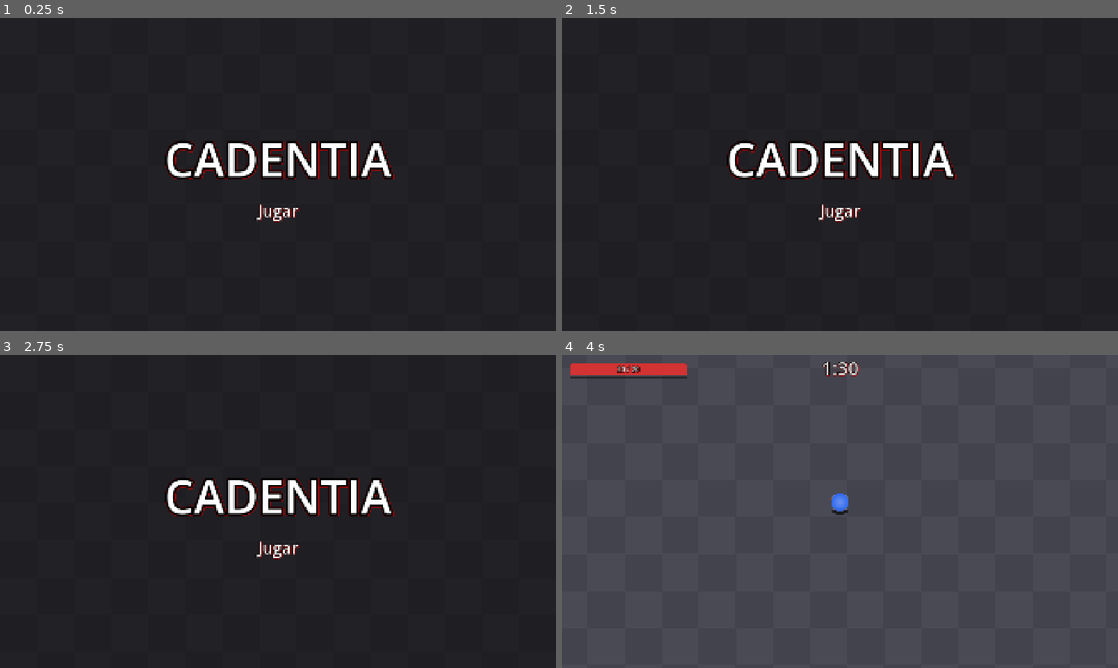
Above: before the commit, frames 1-4 (two rows, left to right).
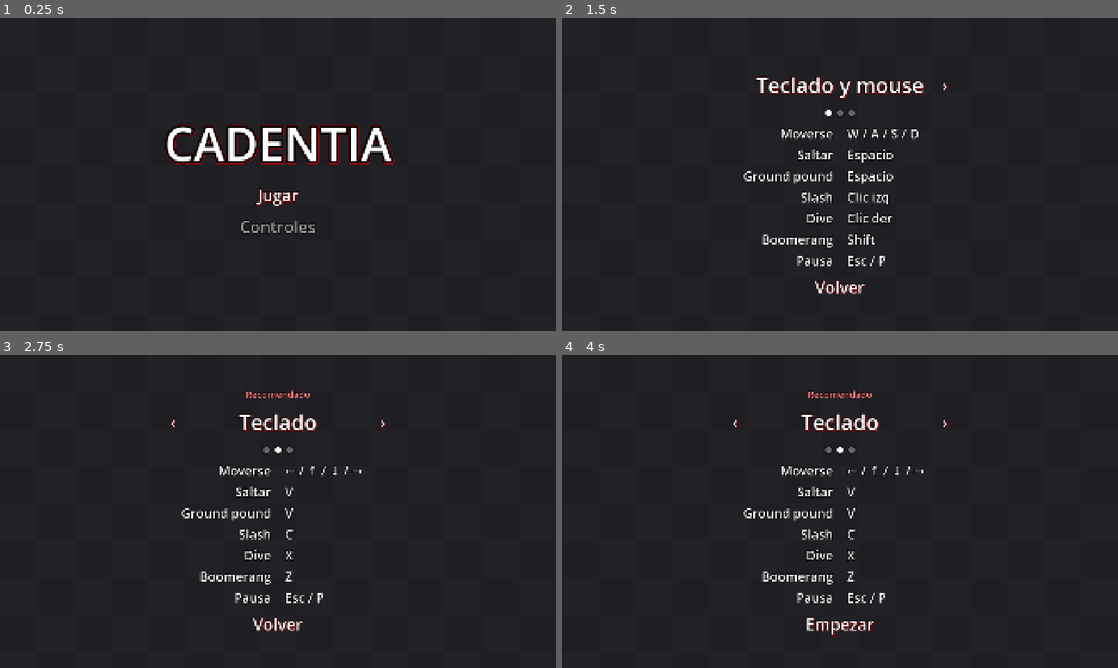
Above: after the commit, the same moments.

Repository: Lucarni-Lucas/entrega-boss-lucarni-lucas
Game: Godot game, scene res://scenes/ui/menu_principal.tscn
The game is run twice, just before and just after one commit, with the same random seed, the same clock (stepped at 60 frames per second) and the same inputs.
Inputs (mouse positions are in pixels of both pictures, inside the frame that each line leads up to):
- Up to frame 1 (0.25 s): no input
- Up to frame 2 (1.5 s): click (840, 227) at 0.5 s, where only the run after the commit has a clickable "Controles"; click (734, 83) at 1.25 s, where only the run after the commit has a clickable "‹"
- Up to frame 3 (2.75 s): click (383, 420) at 2 s, where only the run after the commit has a clickable "›"
- Up to frame 4 (4 s): click (840, 624) at 2.75 s, where only the run after the commit has a clickable "Volver"; click "Jugar" at 3.5 s

The runs differ from the first frame. In frame 1, 5.4% of the frame differs, in the area x 29-71%, y 34-70%; in frame 2, 6.4%; in frame 3, 5.6%; in frame 4, 99%, in the area x 0-100%, y 0-100%.

Commit message:
pantalla de controles implementada

Diff:
--- a/entrega-boss-lucarni-lucas/project.godot
+++ b/entrega-boss-lucarni-lucas/project.godot
@@ -36,6 +36,19 @@
 , Object(InputEventKey,"resource_local_to_scene":false,"resource_name":"","device":16,"window_id":0,"alt_pressed":false …(182 unchanged characters)…
 , Object(InputEventKey,"resource_local_to_scene":false,"resource_name":"","device":-1,"window_id":0,"alt_pressed":false …(183 unchanged characters)…
 , Object(InputEventJoypadButton,"resource_local_to_scene":false,"resource_name":"","device":-1,"button_index":0,"pressure":0.0,"pressed":true,"script":null)
+]
+}
+ui_select={
+"deadzone": 0.5,
+"events": [Object(InputEventKey,"resource_local_to_scene":false,"resource_name":"","device":16,"window_id":0,"alt_pressed":false,"shift_pressed":false,"ctrl_pressed":false,"meta_pressed":false,"pressed":false,"keycode":32,"physical_keycode":0,"key_label":0,"unicode":32,"location":0,"echo":false,"script":null)
+, Object(InputEventJoypadButton,"resource_local_to_scene":false,"resource_name":"","device":-1,"button_index":3,"pressure":0.0,"pressed":true,"script":null)
+]
+}
+ui_cancel={
+"deadzone": 0.5,
+"events": [Object(InputEventKey,"resource_local_to_scene":false,"resource_name":"","device":16,"window_id":0,"alt_pressed":false,"shift_pressed":false,"ctrl_pressed":false,"meta_pressed":false,"pressed":false,"keycode":4194305,"physical_keycode":0,"key_label":0,"unicode":0,"location":0,"echo":false,"script":null)
+, Object(InputEventJoypadButton,"resource_local_to_scene":false,"resource_name":"","device":-1,"button_index":1,"pressure":0.0,"pressed":true,"script":null)
+, Object(InputEventKey,"resource_local_to_scene":false,"resource_name":"","device":-1,"window_id":0,"alt_pressed":false,"shift_pressed":false,"ctrl_pressed":false,"meta_pressed":false,"pressed":false,"keycode":0,"physical_keycode":90,"key_label":0,"unicode":122,"location":0,"echo":false,"script":null)
 ]
 }
 mover_arriba={
@@ -91,14 +104,14 @@
 "deadzone": 0.2,
 "events": [Object(InputEventKey,"resource_local_to_scene":false,"resource_name":"","device":-1,"window_id":0,"alt_press …(192 unchanged characters)…
 , Object(InputEventMouseButton,"resource_local_to_scene":false,"resource_name":"","device":-1,"window_id":0,"alt_presse …(248 unchanged characters)…
-, Object(InputEventJoypadButton,"resource_local_to_scene":false,"resource_name":"","device":-1,"button_index":1,"pressure":0.0,"pressed":true,"script":null)
+, Object(InputEventJoypadButton,"resource_local_to_scene":false,"resource_name":"","device":-1,"button_index":3,"pressure":0.0,"pressed":true,"script":null)
 ]
 }
 boomerang={
 "deadzone": 0.2,
 "events": [Object(InputEventKey,"resource_local_to_scene":false,"resource_name":"","device":-1,"window_id":0,"alt_press …(192 unchanged characters)…
 , Object(InputEventKey,"resource_local_to_scene":false,"resource_name":"","device":-1,"window_id":0,"alt_pressed":false …(186 unchanged characters)…
-, Object(InputEventJoypadButton,"resource_local_to_scene":false,"resource_name":"","device":-1,"button_index":3,"pressure":0.0,"pressed":true,"script":null)
+, Object(InputEventJoypadButton,"resource_local_to_scene":false,"resource_name":"","device":-1,"button_index":1,"pressure":0.0,"pressed":true,"script":null)
 ]
 }
 reiniciar={
--- a/entrega-boss-lucarni-lucas/resources/tema_ui.tres
+++ b/entrega-boss-lucarni-lucas/resources/tema_ui.tres
@@ -1,4 +1,6 @@
 [gd_resource type="Theme" format=3 uid="uid://bj1y4xiluh7pr"]
+
+[ext_resource type="FontFile" uid="uid://1nxnisckfsvi" path="res://assets/fonts/OpenSans-SemiBold.ttf" id="1_724pn"]
 
 [sub_resource type="StyleBoxEmpty" id="StyleBoxEmpty_nymci"]
 
@@ -13,6 +15,7 @@
 [sub_resource type="StyleBoxEmpty" id="StyleBoxEmpty_bvudg"]
 
 [resource]
+default_font = ExtResource("1_724pn")
 Button/styles/disabled = SubResource("StyleBoxEmpty_nymci")
 Button/styles/focus = SubResource("StyleBoxEmpty_1o7oj")
 Button/styles/hover = SubResource("StyleBoxEmpty_ov1kc")
--- a/entrega-boss-lucarni-lucas/scenes/ui/boton_texto.gd
+++ b/entrega-boss-lucarni-lucas/scenes/ui/boton_texto.gd
@@ -6,17 +6,22 @@
 
 
 func _ready() -> void:
-	_etiqueta.text = text
+	poner_texto(text)
 	text = ""
-	custom_minimum_size = _etiqueta.get_minimum_size()
 	focus_entered.connect(_actualizar_estilo)
 	focus_exited.connect(_actualizar_estilo)
-	mouse_entered.connect(grab_focus)
+	if focus_mode != FOCUS_NONE:
+		mouse_entered.connect(grab_focus)
 	_actualizar_estilo()
 
 
+func poner_texto(nuevo: String) -> void:
+	_etiqueta.text = nuevo
+	custom_minimum_size = _etiqueta.get_minimum_size()
+
+
 func _actualizar_estilo() -> void:
-	if has_focus():
+	if has_focus() or focus_mode == FOCUS_NONE:
 		_etiqueta.remove_theme_color_override("font_color")
 		_etiqueta.remove_theme_color_override("font_shadow_color")
 	else:
--- /dev/null
+++ b/entrega-boss-lucarni-lucas/scenes/ui/controles.gd
@@ -0,0 +1,81 @@
+extends Control
+
+signal empezar
+signal cerrado
+
+const _NOMBRES := ["Teclado y mouse", "Teclado", "Joystick"]
+const _TECLADO := 1
+
+@export var color_punto_inactivo := Color(0.4, 0.4, 0.4)
+
+var _pagina := _TECLADO
+var _antes_de_jugar := false
+
+@onready var _recomendado: Label = $Contenido/Recomendado
+@onready var _nombre: Label = $Contenido/Selector/Nombre
+@onready var _izquierda: Button = $Contenido/Selector/Izquierda
+@onready var _derecha: Button = $Contenido/Selector/Derecha
+@onready var _puntos := $Contenido/Puntos.get_children()
+@onready var _paginas := $Contenido/Paginas.get_children()
+@onready var _boton: Button = $Contenido/Boton
+
+
+func _ready() -> void:
+	_izquierda.pressed.connect(_cambiar_pagina.bind(-1))
+	_derecha.pressed.connect(_cambiar_pagina.bind(1))
+	_boton.pressed.connect(_on_boton_pressed)
+
+
+func abrir(antes_de_jugar: bool) -> void:
+	_antes_de_jugar = antes_de_jugar
+	_boton.poner_texto("Empezar" if antes_de_jugar else "Volver")
+	_pagina = _TECLADO
+	_mostrar_pagina()
+	visible = true
+	_boton.grab_focus()
+
+
+func _unhandled_input(event: InputEvent) -> void:
+	if not visible:
+		return
+	if event.is_action_pressed("ui_left"):
+		_cambiar_pagina(-1)
+	elif event.is_action_pressed("ui_right"):
+		_cambiar_pagina(1)
+	elif event.is_action_pressed("ui_cancel"):
+		_cerrar()
+	else:
+		return
+	get_viewport().set_input_as_handled()
+
+
+func _cambiar_pagina(direccion: int) -> void:
+	_pagina = clampi(_pagina + direccion, 0, _paginas.size() - 1)
+	_mostrar_pagina()
+
+
+func _mostrar_pagina() -> void:
+	_nombre.text = _NOMBRES[_pagina]
+	_recomendado.modulate.a = 1.0 if _pagina == _TECLADO else 0.0
+	_mostrar_flecha(_izquierda, _pagina > 0)
+	_mostrar_flecha(_derecha, _pagina < _paginas.size() - 1)
+	for i in _paginas.size():
+		_paginas[i].visible = i == _pagina
+		_puntos[i].modulate = Color.WHITE if i == _pagina else color_punto_inactivo
+
+
+func _mostrar_flecha(flecha: Button, disponible: bool) -> void:
+	flecha.disabled = not disponible
+	flecha.modulate.a = 1.0 if disponible else 0.0
+
+
+func _on_boton_pressed() -> void:
+	if _antes_de_jugar:
+		empezar.emit()
+	else:
+		_cerrar()
+
+
+func _cerrar() -> void:
+	visible = false
+	cerrado.emit()
--- /dev/null
+++ b/entrega-boss-lucarni-lucas/scenes/ui/controles.tscn
@@ -0,0 +1,432 @@
+[gd_scene format=3 uid="uid://cqmaiveha1uwg"]
+
+[ext_resource type="PackedScene" uid="uid://dmm0bnb0mc5sc" path="res://scenes/ui/boton_texto.tscn" id="1_0lq82"]
+[ext_resource type="Script" uid="uid://c1001wymf14ax" path="res://scenes/ui/controles.gd" id="1_poiqi"]
+
+[node name="Controles" type="Control" unique_id=700216410]
+visible = false
+layout_mode = 3
+anchors_preset = 15
+anchor_right = 1.0
+anchor_bottom = 1.0
+grow_horizontal = 2
+grow_vertical = 2
+script = ExtResource("1_poiqi")
+
+[node name="Contenido" type="VBoxContainer" parent="." unique_id=795487869]
+layout_mode = 1
+anchors_preset = 8
+anchor_left = 0.5
+anchor_top = 0.5
+anchor_right = 0.5
+anchor_bottom = 0.5
+offset_left = -111.0
+offset_top = -36.0
+offset_right = 111.0
+offset_bottom = 36.0
+grow_horizontal = 2
+grow_vertical = 2
+theme_override_constants/separation = 24
+alignment = 1
+
+[node name="Recomendado" type="Label" parent="Contenido" unique_id=2015932078]
+layout_mode = 2
+theme_override_colors/font_color = Color(1, 0.5168811, 0.5168811, 1)
+theme_override_colors/font_shadow_color = Color(1, 0, 0, 0)
+theme_override_constants/outline_size = 8
+theme_override_font_sizes/font_size = 32
+text = "Recomendado"
+horizontal_alignment = 1
+
+[node name="Selector" type="HBoxContainer" parent="Contenido" unique_id=1028265477]
+layout_mode = 2
+theme_override_constants/separation = 32
+alignment = 1
+
+[node name="Izquierda" parent="Contenido/Selector" unique_id=2028608480 instance=ExtResource("1_0lq82")]
+layout_mode = 2
+focus_mode = 0
+text = "‹"
+
+[node name="Nombre" type="Label" parent="Contenido/Selector" unique_id=1052599733]
+custom_minimum_size = Vector2(640, 0)
+layout_mode = 2
+theme_override_constants/outline_size = 16
+theme_override_constants/shadow_outline_size = 16
+theme_override_font_sizes/font_size = 72
+horizontal_alignment = 1
+vertical_alignment = 1
+
+[node name="Derecha" parent="Contenido/Selector" unique_id=590805077 instance=ExtResource("1_0lq82")]
+layout_mode = 2
+focus_mode = 0
+text = "›"
+
+[node name="Puntos" type="HBoxContainer" parent="Contenido" unique_id=852958361]
+layout_mode = 2
+theme_override_constants/separation = 16
+alignment = 1
+
+[node name="Label" type="Label" parent="Contenido/Puntos" unique_id=1909791245]
+layout_mode = 2
+theme_override_colors/font_shadow_color = Color(1, 1, 1, 0)
+theme_override_font_sizes/font_size = 28
+text = "●"
+
+[node name="Label2" type="Label" parent="Contenido/Puntos" unique_id=875515883]
+layout_mode = 2
+theme_override_colors/font_shadow_color = Color(1, 1, 1, 0)
+theme_override_font_sizes/font_size = 28
+text = "●"
+
+[node name="Label3" type="Label" parent="Contenido/Puntos" unique_id=6893798]
+layout_mode = 2
+theme_override_colors/font_shadow_color = Color(1, 1, 1, 0)
+theme_override_font_sizes/font_size = 28
+text = "●"
+
+[node name="Paginas" type="VBoxContainer" parent="Contenido" unique_id=1055100676]
+layout_mode = 2
+
+[node name="TecladoMouse" type="GridContainer" parent="Contenido/Paginas" unique_id=1653584758]
+layout_mode = 2
+theme_override_constants/h_separation = 48
+theme_override_constants/v_separation = 12
+columns = 2
+
+[node name="Moverse" type="Label" parent="Contenido/Paginas/TecladoMouse" unique_id=926660551]
+custom_minimum_size = Vector2(360, 0)
+layout_mode = 2
+theme_override_colors/font_shadow_color = Color(1, 1, 1, 0)
+theme_override_constants/outline_size = 10
+theme_override_font_sizes/font_size = 44
+text = "Moverse"
+horizontal_alignment = 2
+
+[node name="W _ A _ S _ D" type="Label" parent="Contenido/Paginas/TecladoMouse" unique_id=1371783055]
+custom_minimum_size = Vector2(360, 0)
+layout_mode = 2
+theme_override_colors/font_shadow_color = Color(1, 1, 1, 0)
+theme_override_constants/outline_size = 10
+theme_override_font_sizes/font_size = 44
+text = "W / A / S / D"
+
+[node name="Saltar" type="Label" parent="Contenido/Paginas/TecladoMouse" unique_id=1186295912]
+layout_mode = 2
+theme_override_colors/font_shadow_color = Color(1, 1, 1, 0)
+theme_override_constants/outline_size = 10
+theme_override_font_sizes/font_size = 44
+text = "Saltar"
+horizontal_alignment = 2
+
+[node name="Espacio" type="Label" parent="Contenido/Paginas/TecladoMouse" unique_id=466858196]
+layout_mode = 2
+theme_override_colors/font_shadow_color = Color(1, 1, 1, 0)
+theme_override_constants/outline_size = 10
+theme_override_font_sizes/font_size = 44
+text = "Espacio"
+
+[node name="Ground pound" type="Label" parent="Contenido/Paginas/TecladoMouse" unique_id=1880989805]
+layout_mode = 2
+theme_override_colors/font_shadow_color = Color(1, 1, 1, 0)
+theme_override_constants/outline_size = 10
+theme_override_font_sizes/font_size = 44
+text = "Ground pound"
+horizontal_alignment = 2
+
+[node name="Espacio2" type="Label" parent="Contenido/Paginas/TecladoMouse" unique_id=326214710]
+layout_mode = 2
+theme_override_colors/font_shadow_color = Color(1, 1, 1, 0)
+theme_override_constants/outline_size = 10
+theme_override_font_sizes/font_size = 44
+text = "Espacio"
+
+[node name="Slash" type="Label" parent="Contenido/Paginas/TecladoMouse" unique_id=420302398]
+layout_mode = 2
+theme_override_colors/font_shadow_color = Color(1, 1, 1, 0)
+theme_override_constants/outline_size = 10
+theme_override_font_sizes/font_size = 44
+text = "Slash"
+horizontal_alignment = 2
+
+[node name="Clic izq" type="Label" parent="Contenido/Paginas/TecladoMouse" unique_id=984790880]
+layout_mode = 2
+theme_override_colors/font_shadow_color = Color(1, 1, 1, 0)
+theme_override_constants/outline_size = 10
+theme_override_font_sizes/font_size = 44
+text = "Clic izq"
+
+[node name="Dive" type="Label" parent="Contenido/Paginas/TecladoMouse" unique_id=212840318]
+layout_mode = 2
+theme_override_colors/font_shadow_color = Color(1, 1, 1, 0)
+theme_override_constants/outline_size = 10
+theme_override_font_sizes/font_size = 44
+text = "Dive"
+horizontal_alignment = 2
+
+[node name="Clic der" type="Label" parent="Contenido/Paginas/TecladoMouse" unique_id=757115962]
+layout_mode = 2
+theme_override_colors/font_shadow_color = Color(1, 1, 1, 0)
+theme_override_constants/outline_size = 10
+theme_override_font_sizes/font_size = 44
+text = "Clic der"
+
+[node name="Boomerang" type="Label" parent="Contenido/Paginas/TecladoMouse" unique_id=1286732431]
+layout_mode = 2
+theme_override_colors/font_shadow_color = Color(1, 1, 1, 0)
+theme_override_constants/outline_size = 10
+theme_override_font_sizes/font_size = 44
+text = "Boomerang"
+horizontal_alignment = 2
+
+[node name="Shift" type="Label" parent="Contenido/Paginas/TecladoMouse" unique_id=1730375525]
+layout_mode = 2
+theme_override_colors/font_shadow_color = Color(1, 1, 1, 0)
+theme_override_constants/outline_size = 10
+theme_override_font_sizes/font_size = 44
+text = "Shift"
+
+[node name="Pausa" type="Label" parent="Contenido/Paginas/TecladoMouse" unique_id=1414334846]
+layout_mode = 2
+theme_override_colors/font_shadow_color = Color(1, 1, 1, 0)
+theme_override_constants/outline_size = 10
+theme_override_font_sizes/font_size = 44
+text = "Pausa"
+horizontal_alignment = 2
+
+[node name="Esc _ P" type="Label" parent="Contenido/Paginas/TecladoMouse" unique_id=65557908]
+layout_mode = 2
+theme_override_colors/font_shadow_color = Color(1, 1, 1, 0)
+theme_override_constants/outline_size = 10
+theme_override_font_sizes/font_size = 44
+text = "Esc / P"
+
+[node name="Teclado" type="GridContainer" parent="Contenido/Paginas" unique_id=946930253]
+layout_mode = 2
+theme_override_constants/h_separation = 48
+theme_override_constants/v_separation = 12
+columns = 2
+
+[node name="Moverse" type="Label" parent="Contenido/Paginas/Teclado" unique_id=1797875150]
+custom_minimum_size = Vector2(360, 0)
+layout_mode = 2
+theme_override_colors/font_shadow_color = Color(1, 1, 1, 0)
+theme_override_constants/outline_size = 10
+theme_override_font_sizes/font_size = 44
+text = "Moverse"
+horizontal_alignment = 2
+
+[node name="← _ ↑ _ ↓ _ →" type="Label" parent="Contenido/Paginas/Teclado" unique_id=1512285734]
+custom_minimum_size = Vector2(360, 0)
+layout_mode = 2
+theme_override_colors/font_shadow_color = Color(1, 1, 1, 0)
+theme_override_constants/outline_size = 10
+theme_override_font_sizes/font_size = 44
+text = "← / ↑ / ↓ / →"
+
+[node name="Saltar" type="Label" parent="Contenido/Paginas/Teclado" unique_id=1601430688]
+layout_mode = 2
+theme_override_colors/font_shadow_color = Color(1, 1, 1, 0)
+theme_override_constants/outline_size = 10
+theme_override_font_sizes/font_size = 44
+text = "Saltar"
+horizontal_alignment = 2
+
+[node name="V" type="Label" parent="Contenido/Paginas/Teclado" unique_id=406434406]
+layout_mode = 2
+theme_override_colors/font_shadow_color = Color(1, 1, 1, 0)
+theme_override_constants/outline_size = 10
+theme_override_font_sizes/font_size = 44
+text = "V"
+
+[node name="Ground pound" type="Label" parent="Contenido/Paginas/Teclado" unique_id=1940570982]
+layout_mode = 2
+theme_override_colors/font_shadow_color = Color(1, 1, 1, 0)
+theme_override_constants/outline_size = 10
+theme_override_font_sizes/font_size = 44
+text = "Ground pound"
+horizontal_alignment = 2
+
+[node name="V2" type="Label" parent="Contenido/Paginas/Teclado" unique_id=2137658505]
+layout_mode = 2
+theme_override_colors/font_shadow_color = Color(1, 1, 1, 0)
+theme_override_constants/outline_size = 10
+theme_override_font_sizes/font_size = 44
+text = "V"
+
+[node name="Slash" type="Label" parent="Contenido/Paginas/Teclado" unique_id=147411451]
+layout_mode = 2
+theme_override_colors/font_shadow_color = Color(1, 1, 1, 0)
+theme_override_constants/outline_size = 10
+theme_override_font_sizes/font_size = 44
+text = "Slash"
+horizontal_alignment = 2
+
+[node name="C" type="Label" parent="Contenido/Paginas/Teclado" unique_id=1880186068]
+layout_mode = 2
+theme_override_colors/font_shadow_color = Color(1, 1, 1, 0)
+theme_override_constants/outline_size = 10
+theme_override_font_sizes/font_size = 44
+text = "C"
+
+[node name="Dive" type="Label" parent="Contenido/Paginas/Teclado" unique_id=113203580]
+layout_mode = 2
+theme_override_colors/font_shadow_color = Color(1, 1, 1, 0)
+theme_override_constants/outline_size = 10
+theme_override_font_sizes/font_size = 44
+text = "Dive"
+horizontal_alignment = 2
+
+[node name="X" type="Label" parent="Contenido/Paginas/Teclado" unique_id=1807893890]
+layout_mode = 2
+theme_override_colors/font_shadow_color = Color(1, 1, 1, 0)
+theme_override_constants/outline_size = 10
+theme_override_font_sizes/font_size = 44
+text = "X"
+
+[node name="Boomerang" type="Label" parent="Contenido/Paginas/Teclado" unique_id=825298079]
+layout_mode = 2
+theme_override_colors/font_shadow_color = Color(1, 1, 1, 0)
+theme_override_constants/outline_size = 10
+theme_override_font_sizes/font_size = 44
+text = "Boomerang"
+horizontal_alignment = 2
+
+[node name="Z" type="Label" parent="Contenido/Paginas/Teclado" unique_id=937875488]
+layout_mode = 2
+theme_override_colors/font_shadow_color = Color(1, 1, 1, 0)
+theme_override_constants/outline_size = 10
+theme_override_font_sizes/font_size = 44
+text = "Z"
+
+[node name="Pausa" type="Label" parent="Contenido/Paginas/Teclado" unique_id=1092323056]
+layout_mode = 2
+theme_override_colors/font_shadow_color = Color(1, 1, 1, 0)
+theme_override_constants/outline_size = 10
+theme_override_font_sizes/font_size = 44
+text = "Pausa"
+horizontal_alignment = 2
+
+[node name="Esc _ P" type="Label" parent="Contenido/Paginas/Teclado" unique_id=1933017508]
+layout_mode = 2
+theme_override_colors/font_shadow_color = Color(1, 1, 1, 0)
+theme_override_constants/outline_size = 10
+theme_override_font_sizes/font_size = 44
+text = "Esc / P"
+
+[node name="Joystick" type="GridContainer" parent="Contenido/Paginas" unique_id=397376116]
+layout_mode = 2
+theme_override_constants/h_separation = 48
+theme_override_constants/v_separation = 12
+columns = 2
+
+[node name="Moverse" type="Label" parent="Contenido/Paginas/Joystick" unique_id=1039477230]
+custom_minimum_size = Vector2(360, 0)
+layout_mode = 2
+theme_override_colors/font_shadow_color = Color(1, 1, 1, 0)
+theme_override_constants/outline_size = 10
+theme_override_font_sizes/font_size = 44
+text = "Moverse"
+horizontal_alignment = 2
+
+[node name="Stick izq" type="Label" parent="Contenido/Paginas/Joystick" unique_id=1979801219]
+custom_minimum_size = Vector2(360, 0)
+layout_mode = 2
+theme_override_colors/font_shadow_color = Color(1, 1, 1, 0)
+theme_override_constants/outline_size = 10
+theme_override_font_sizes/font_size = 44
+text = "Stick izq"
+
+[node name="Saltar" type="Label" parent="Contenido/Paginas/Joystick" unique_id=1643468612]
+layout_mode = 2
+theme_override_colors/font_shadow_color = Color(1, 1, 1, 0)
+theme_override_constants/outline_size = 10
+theme_override_font_sizes/font_size = 44
+text = "Saltar"
+horizontal_alignment = 2
+
+[node name="✕" type="Label" parent="Contenido/Paginas/Joystick" unique_id=202110117]
+layout_mode = 2
+theme_override_colors/font_shadow_color = Color(1, 1, 1, 0)
+theme_override_constants/outline_size = 10
+theme_override_font_sizes/font_size = 44
+text = "✕"
+
+[node name="Ground pound" type="Label" parent="Contenido/Paginas/Joystick" unique_id=1602717322]
+layout_mode = 2
+theme_override_colors/font_shadow_color = Color(1, 1, 1, 0)
+theme_override_constants/outline_size = 10
+theme_override_font_sizes/font_size = 44
+text = "Ground pound"
+horizontal_alignment = 2
+
+[node name="✕2" type="Label" parent="Contenido/Paginas/Joystick" unique_id=503738987]
+layout_mode = 2
+theme_override_colors/font_shadow_color = Color(1, 1, 1, 0)
+theme_override_constants/outline_size = 10
+theme_override_font_sizes/font_size = 44
+text = "✕"
+
+[node name="Slash" type="Label" parent="Contenido/Paginas/Joystick" unique_id=871583125]
+layout_mode = 2
+theme_override_colors/font_shadow_color = Color(1, 1, 1, 0)
+theme_override_constants/outline_size = 10
+theme_override_font_sizes/font_size = 44
+text = "Slash"
+horizontal_alignment = 2
+
+[node name="□" type="Label" parent="Contenido/Paginas/Joystick" unique_id=1978702908]
+layout_mode = 2
+theme_override_colors/font_shadow_color = Color(1, 1, 1, 0)
+theme_override_constants/outline_size = 10
+theme_override_font_sizes/font_size = 44
+text = "□"
+
+[node name="Dive" type="Label" parent="Contenido/Paginas/Joystick" unique_id=857808885]
+layout_mode = 2
+theme_override_colors/font_shadow_color = Color(1, 1, 1, 0)
+theme_override_constants/outline_size = 10
+theme_override_font_sizes/font_size = 44
+text = "Dive"
+horizontal_alignment = 2
+
+[node name="△" type="Label" parent="Contenido/Paginas/Joystick" unique_id=1320879958]
+layout_mode = 2
+theme_override_colors/font_shadow_color = Color(1, 1, 1, 0)
+theme_override_constants/outline_size = 10
+theme_override_font_sizes/font_size = 44
+text = "△"
+
+[node name="Boomerang" type="Label" parent="Contenido/Paginas/Joystick" unique_id=457124114]
+layout_mode = 2
+theme_override_colors/font_shadow_color = Color(1, 1, 1, 0)
+theme_override_constants/outline_size = 10
+theme_override_font_sizes/font_size = 44
+text = "Boomerang"
+horizontal_alignment = 2
+
+[node name="○" type="Label" parent="Contenido/Paginas/Joystick" unique_id=845454608]
+layout_mode = 2
+theme_override_colors/font_shadow_color = Color(1, 1, 1, 0)
+theme_override_constants/outline_size = 10
+theme_override_font_sizes/font_size = 44
+text = "○"
+
+[node name="Pausa" type="Label" parent="Contenido/Paginas/Joystick" unique_id=1468033715]
+layout_mode = 2
+theme_override_colors/font_shadow_color = Color(1, 1, 1, 0)
+theme_override_constants/outline_size = 10
+theme_override_font_sizes/font_size = 44
+text = "Pausa"
+horizontal_alignment = 2
+
+[node name="Start" type="Label" parent="Contenido/Paginas/Joystick" unique_id=1586834875]
+layout_mode = 2
+theme_override_colors/font_shadow_color = Color(1, 1, 1, 0)
+theme_override_constants/outline_size = 10
+theme_override_font_sizes/font_size = 44
+text = "Start"
+
+[node name="Boton" parent="Contenido" unique_id=2077913631 instance=ExtResource("1_0lq82")]
+layout_mode = 2
+text = "Empezar"
--- a/entrega-boss-lucarni-lucas/scenes/ui/menu_principal.gd
+++ b/entrega-boss-lucarni-lucas/scenes/ui/menu_principal.gd
@@ -2,13 +2,32 @@
 
 @export_file("*.tscn") var escena_partida: String
 
+var _boton_que_abrio: Button
+
+@onready var _opciones: VBoxContainer = $Opciones
 @onready var _jugar: Button = $Opciones/Jugar
+@onready var _boton_controles: Button = $Opciones/Controles
+@onready var _controles := $Controles
 
 
 func _ready() -> void:
-	_jugar.pressed.connect(_on_jugar_pressed)
+	_jugar.pressed.connect(_abrir_controles.bind(_jugar))
+	_boton_controles.pressed.connect(_abrir_controles.bind(_boton_controles))
+	_controles.empezar.connect(_on_controles_empezar)
+	_controles.cerrado.connect(_on_controles_cerrado)
 	_jugar.grab_focus()
 
 
-func _on_jugar_pressed() -> void:
+func _abrir_controles(boton: Button) -> void:
+	_boton_que_abrio = boton
+	_opciones.visible = false
+	_controles.abrir(boton == _jugar)
+
+
+func _on_controles_empezar() -> void:
 	get_tree().change_scene_to_file(escena_partida)
+
+
+func _on_controles_cerrado() -> void:
+	_opciones.visible = true
+	_boton_que_abrio.grab_focus()
--- a/entrega-boss-lucarni-lucas/scenes/ui/menu_principal.tscn
+++ b/entrega-boss-lucarni-lucas/scenes/ui/menu_principal.tscn
@@ -3,6 +3,7 @@
 [ext_resource type="Script" uid="uid://cmnvistqvmth6" path="res://scenes/ui/menu_principal.gd" id="1_guvrm"]
 [ext_resource type="PackedScene" uid="uid://dmm0bnb0mc5sc" path="res://scenes/ui/boton_texto.tscn" id="1_tu06j"]
 [ext_resource type="Texture2D" uid="uid://b6s7sn8uddq73" path="res://assets/placeholder/suelo.png" id="2_fh6ra"]
+[ext_resource type="PackedScene" uid="uid://cqmaiveha1uwg" path="res://scenes/ui/controles.tscn" id="4_g2cyh"]
 
 [node name="MenuPrincipal" type="Control" unique_id=896847840]
 layout_mode = 3
@@ -62,3 +63,10 @@
 [node name="Jugar" parent="Opciones" unique_id=2028608480 instance=ExtResource("1_tu06j")]
 layout_mode = 2
 text = "Jugar"
+
+[node name="Controles" parent="Opciones" unique_id=1926817305 instance=ExtResource("1_tu06j")]
+layout_mode = 2
+text = "Controles"
+
+[node name="Controles" parent="." unique_id=700216410 instance=ExtResource("4_g2cyh")]
+layout_mode = 1
Binary file added: entrega-boss-lucarni-lucas/assets/fonts/DejaVuSans.ttf
Not shown, added: entrega-boss-lucarni-lucas/assets/fonts/DejaVuSans.ttf.import
Binary file added: entrega-boss-lucarni-lucas/assets/fonts/OpenSans-SemiBold.ttf
Not shown, added: entrega-boss-lucarni-lucas/assets/fonts/OpenSans-SemiBold.ttf.import
Not shown, added: entrega-boss-lucarni-lucas/scenes/ui/controles.gd.uid
